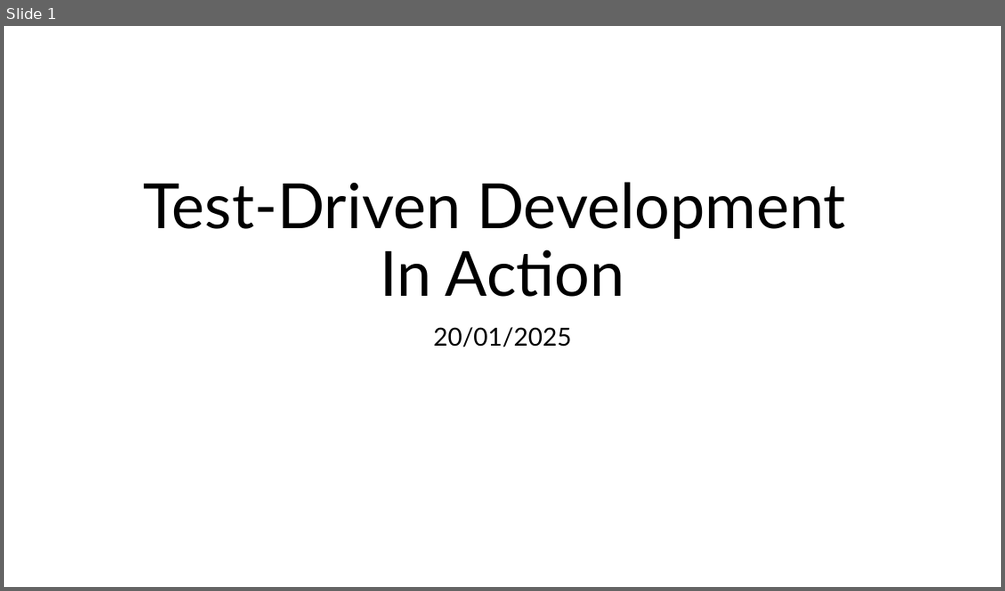
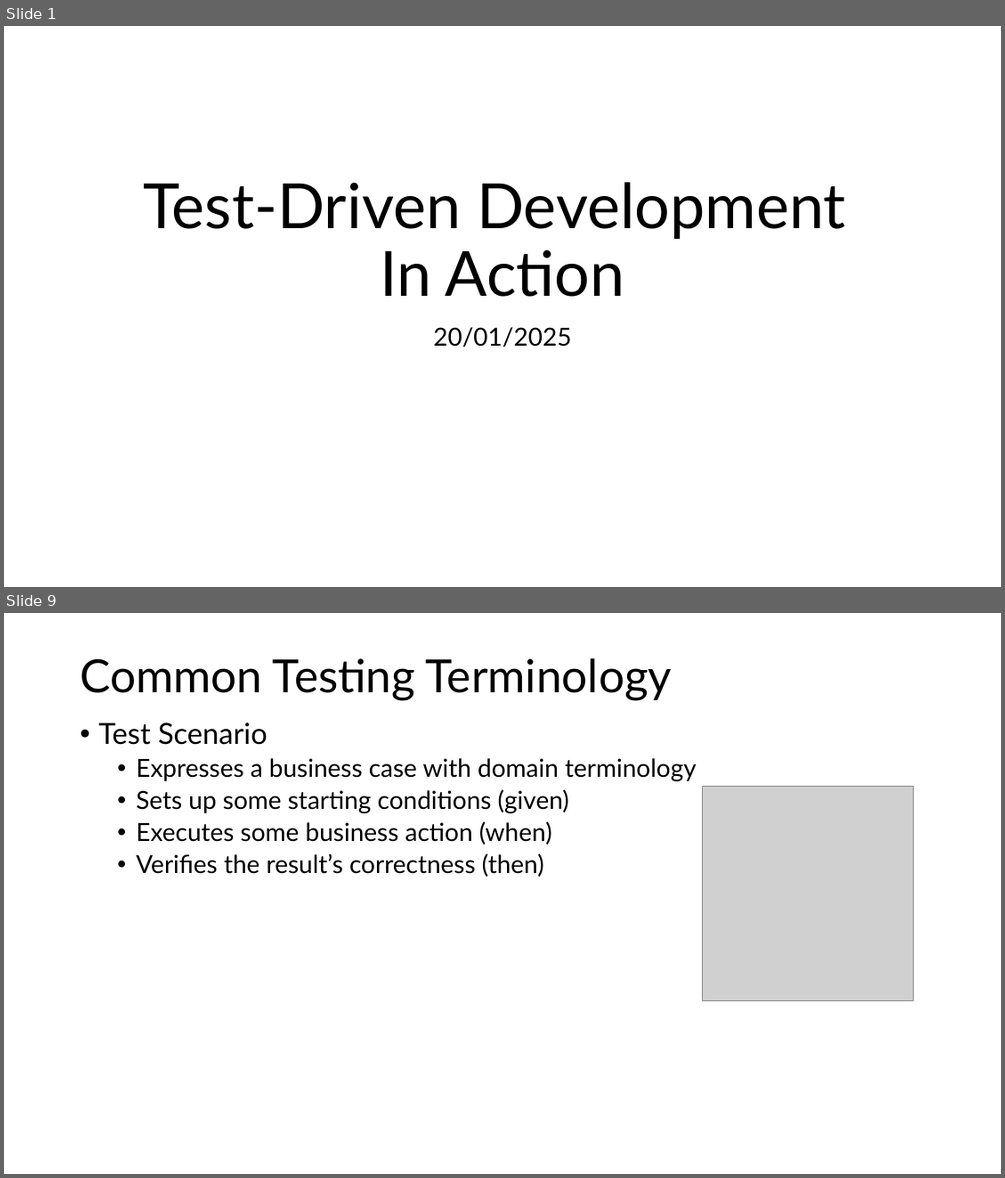
Before and after one commit to G2HJei/tdd-birthday-emails, a slide deck: Test-Driven Development.pptx. Shown one above the other, each under a label of ours: slide 1 before the commit, slides 1 and 9 after it; the slides between them are not shown. The pictures are 1005x591 and 1005x1178 pixels, drawn with LibreOffice and Linux fonts; fonts in the diff are those of the drawing; grey boxes stand for pictures. Boxes give left, top, right and bottom in pixels: in the first picture for what was removed or moved away, otherwise in the second. Text is boxed around its words. In the diff, an @@ line names an element or a change of style, - is before the commit and + after.

```diff
--- a/Test-Driven Development.pptx
+++ b/Test-Driven Development.pptx
@@ slide 9 added at [4,613,1001,1174], background #FFFFFF @@
@@ text added at [80,658,672,701], 44 pt, text #000000 @@
+Common Testing Terminology
@@ text added at [98,722,696,876], 24 pt, text #000000 @@
+• Test Scenario
+  • Expresses a business case with domain terminology
+  • Sets up some starting conditions (given)
+  • Executes some business action (when)
+  • Verifies the result’s correctness (then)
@@ picture added at [703,786,914,1001] @@
```
Also in this commit, not shown: 5 slides changed, 9 other slides added, 3 other files.
